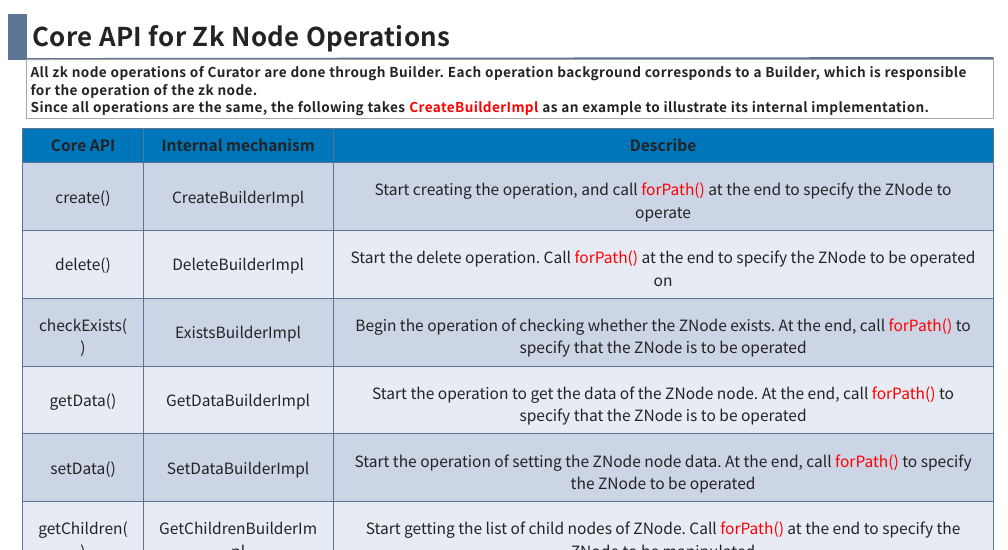
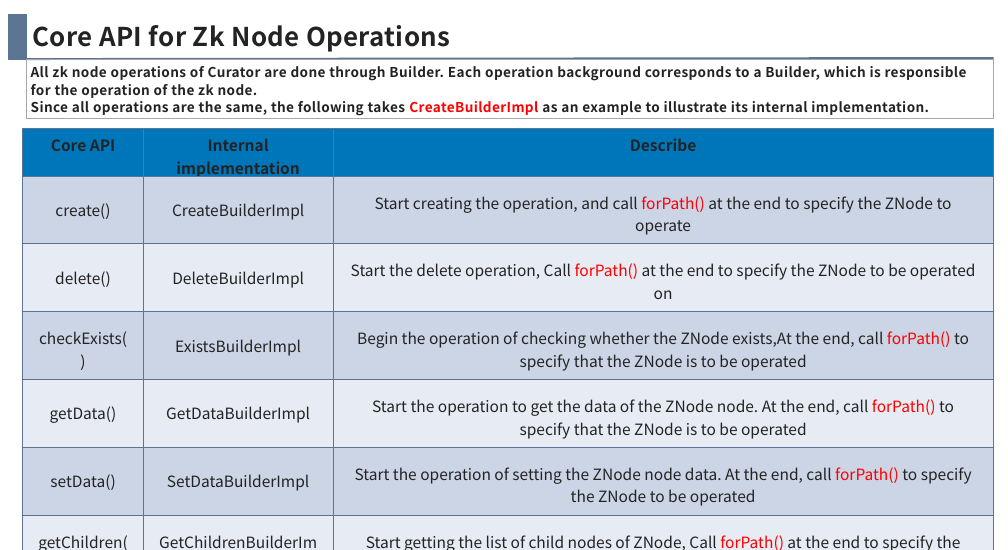
Before and after one commit to anigkus/anigkus.github.io, a slide deck: slide 13 of docs/assets/images/curator-internal-implementation-mechanism/Curator internal implementation mechanism-Anigkus.pptx. Drawn at 1008x550 pixels with LibreOffice and Linux fonts; fonts in the diff are those of the drawing. Boxes give left, top, right and bottom in pixels: in the first picture for what was removed or moved away, otherwise in the second. Text is boxed around its words. In the diff, an @@ line names an element or a change of style, - is before the commit and + after.

```diff
--- a/docs/assets/images/curator-internal-implementation-mechanism/Curator internal implementation mechanism-Anigkus.pptx
+++ b/docs/assets/images/curator-internal-implementation-mechanism/Curator internal implementation mechanism-Anigkus.pptx
@@ table at [23, 129, 993, 550] @@
-row 1, column 2: Internal mechanism
+row 1, column 2: Internal implementation
-row 3, column 3: Start the delete operation. Call forPath() at the end to specify the ZNode to be operated on
+row 3, column 3: Start the delete operation, Call forPath() at the end to specify the ZNode to be operated on
-row 4, column 3: Begin the operation of checking whether the ZNode exists. At the end, call forPath() to specify that the ZNode is to be operated
+row 4, column 3: Begin the operation of checking whether the ZNode exists,At the end, call forPath() to specify that the ZNode is to be operated
-row 7, column 3: Start getting the list of child nodes of ZNode. Call forPath() at the end to specify the ZNode to be manipulated
+row 7, column 3: Start getting the list of child nodes of ZNode, Call forPath() at the end to specify the ZNode to be manipulated
```
Also in this commit, not shown: 12 other slides changed, 2 slides added, 13 other files.
